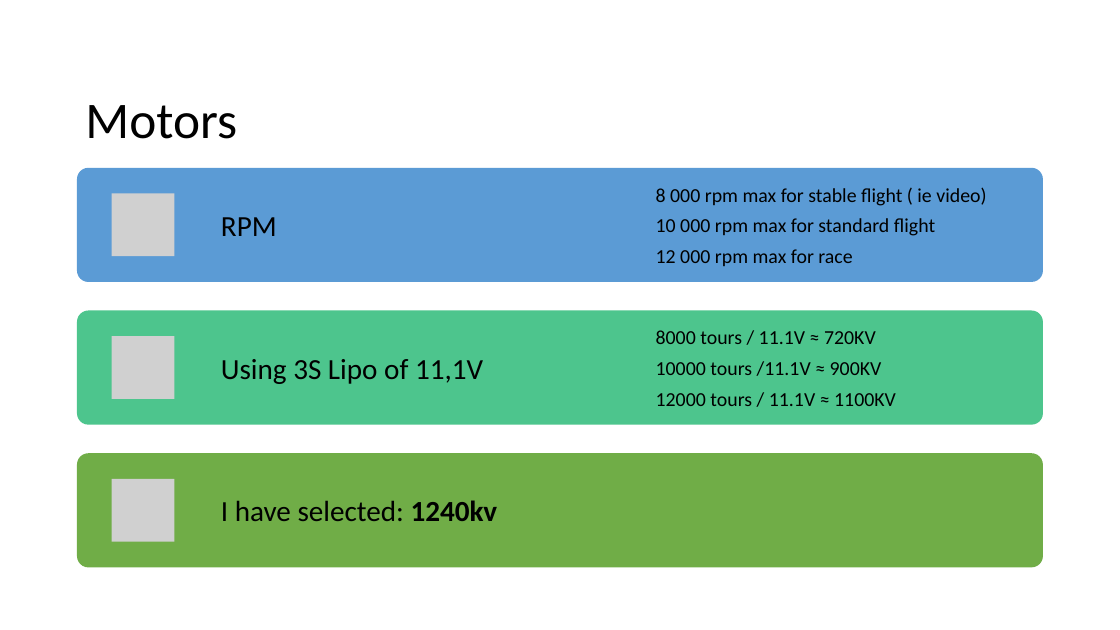
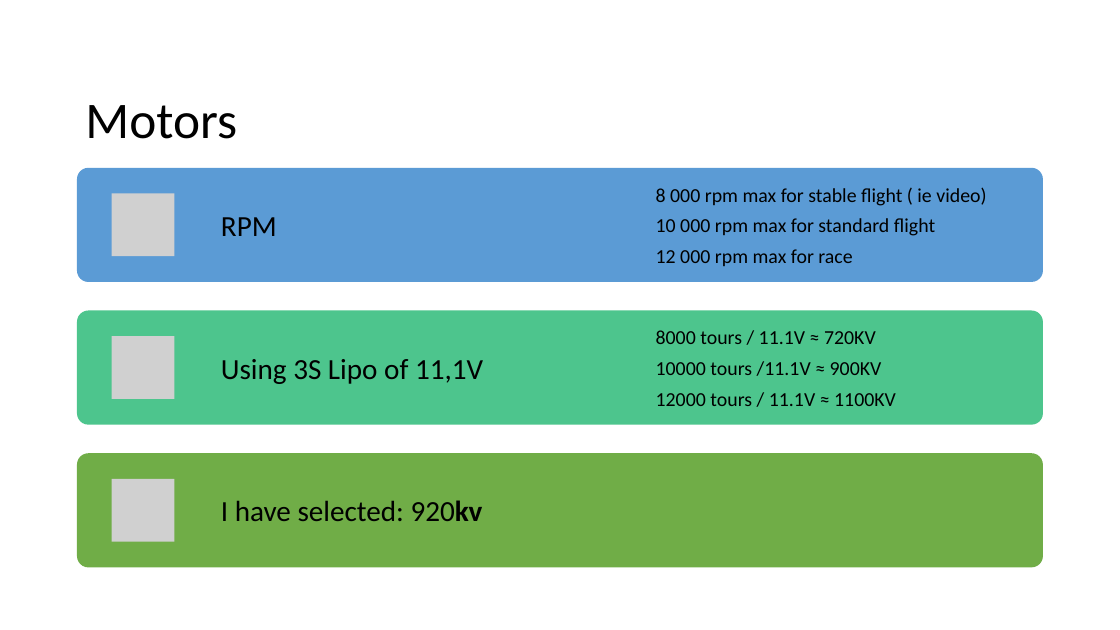
Before and after one commit to RobotEdh/RobotMicroControl, a slide deck: slide 12 of libraries/Diagramm Drone.pptx. Drawn at 1120x630 pixels with LibreOffice and Linux fonts; fonts in the diff are those of the drawing; grey boxes stand for pictures. Boxes give left, top, right and bottom in pixels: in the first picture for what was removed or moved away, otherwise in the second. Text is boxed around its words. In the diff, an @@ line names an element or a change of style, - is before the commit and + after.

```diff
--- a/libraries/Diagramm Drone.pptx
+++ b/libraries/Diagramm Drone.pptx
@@ text at (221,500,483,521): text changed @@
-I have selected: 1240kv
+I have selected: 920kv
```
Also in this commit, not shown: 6 other slides changed, 1 slide added, 1 slide removed, 1 other file.
